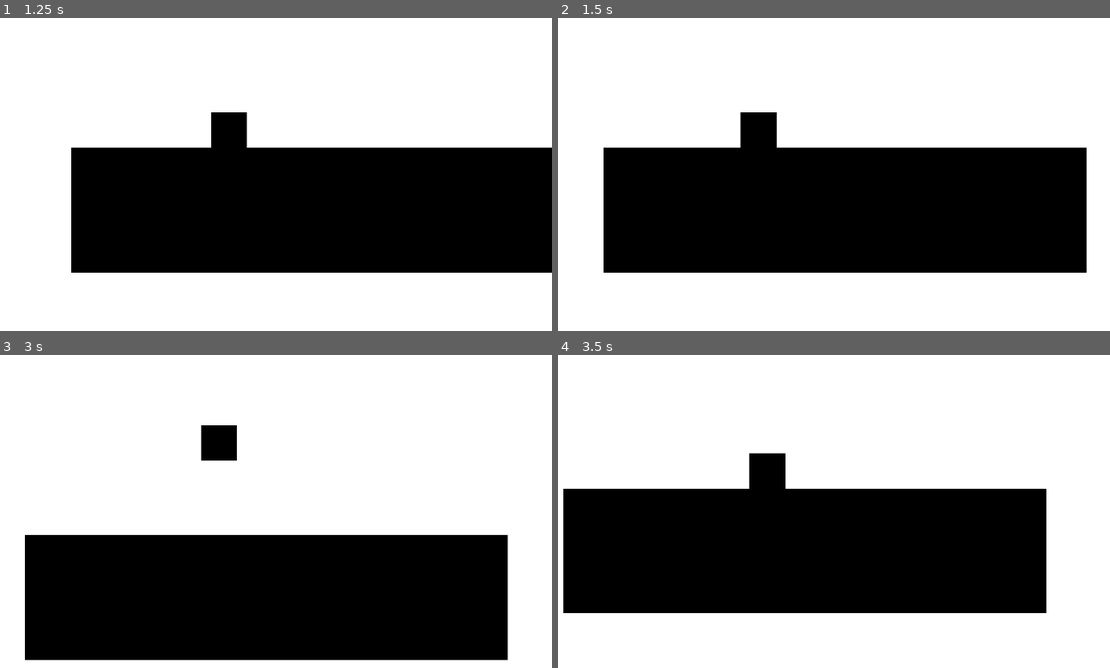
Above: before the commit, frames 1-4 (two rows, left to right).
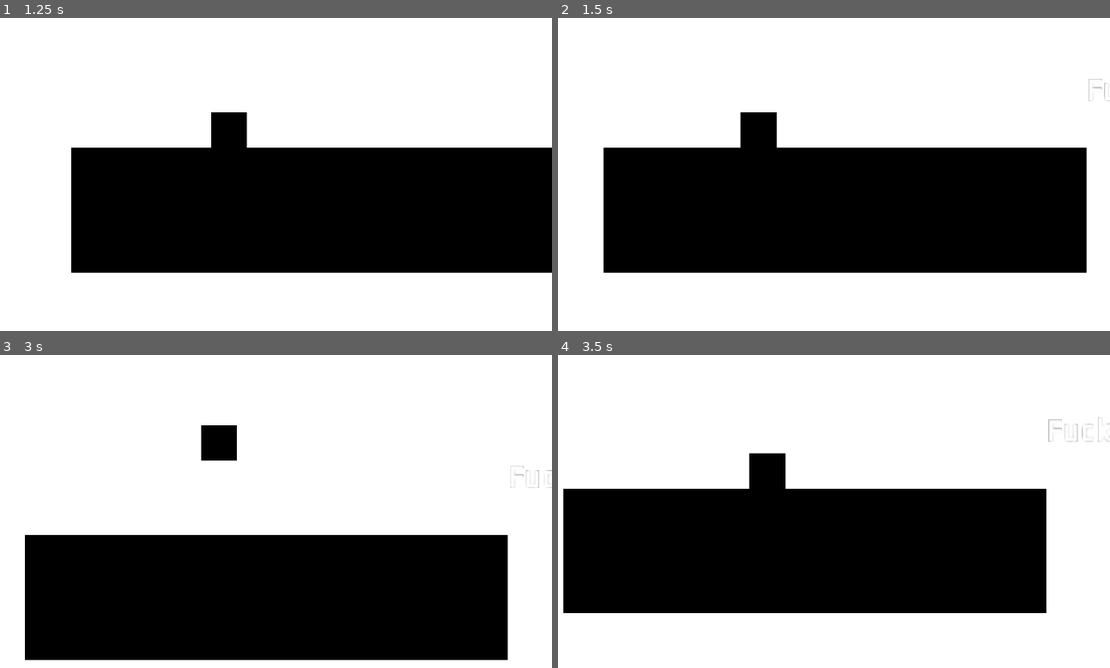
Above: after the commit, the same moments.

Repository: Anonymouqs/SquareStuff
Game: Godot game, scene res://levels/test/simple_level_1.tscn
Same seed, same stepped clock (60 frames per second), same inputs: the game is played once before the commit and once after it. The project has no main scene, so this scene is started directly.
Inputs (mouse positions are in pixels of both pictures, inside the frame that each line leads up to):
- Up to frame 1 (1.25 s): tap Enter at 0.5 s; move the mouse to (358, 108) at 0.52 s; hold Right (ui_right) from 0.53 s (still down)
- Up to frame 2 (1.5 s): move the mouse to (629, 149) at 1.27 s; release Right (ui_right) at 1.28 s; hold Left (ui_left) from 1.28 s (still down)
- Up to frame 3 (3 s): move the mouse to (276, 380) at 2.02 s; release Left (ui_left) at 2.03 s; hold Right (ui_right) 2.03-2.78 s; move the mouse to (176, 549) at 2.77 s; hold Up (ui_up) from 2.78 s (still down)
- Up to frame 4 (3.5 s): keep holding Up (ui_up)

Frame 1 is identical in both runs. In frame 2, less than 0.1% of the frame differs, in the area x 96-100%, y 19-27%; in frame 3, less than 0.1%; in frame 4, 0.1%, in the area x 88-100%, y 19-28%.

Commit message:
faith_plat functionaity

Diff:
--- a/levels/test/simple_level_1.tscn
+++ b/levels/test/simple_level_1.tscn
@@ -1,7 +1,8 @@
-[gd_scene load_steps=3 format=2]
+[gd_scene load_steps=4 format=2]
 
 [ext_resource path="res://map/blocks/basic_platform.tscn" type="PackedScene" id=1]
-[ext_resource path="res://entity/pc/player/player.tscn" type="PackedScene" id=2]
+[ext_resource path="res://map/blocks/faith_platform/faith_platform.tscn" type="PackedScene" id=2]
+[ext_resource path="res://entity/pc/player/player.tscn" type="PackedScene" id=3]
 
 [node name="Node2D" type="Node2D"]
 
@@ -11,5 +12,18 @@
 position = Vector2( 108, 44 )
 scale = Vector2( 10.8, 2.8 )
 
-[node name="player" parent="." instance=ExtResource( 2 )]
+[node name="faith_platform2" parent="terrain" instance=ExtResource( 2 )]
+editor/display_folded = true
+position = Vector2( 368, 32 )
+
+[node name="player" parent="." instance=ExtResource( 3 )]
 position = Vector2( 8, 8 )
+
+[node name="Node2D" type="Node2D" parent="."]
+
+[node name="Label" type="Label" parent="Node2D"]
+margin_left = 216.0
+margin_top = -16.0
+margin_right = 256.0
+margin_bottom = -2.0
+text = "Fuck"
--- a/map/blocks/faith_platform/faith_platform.gd
+++ b/map/blocks/faith_platform/faith_platform.gd
@@ -1 +1,28 @@
 extends _map
+
+export var rise_speed: float = 0.1
+export var reset: bool = false #If true, the platform will not fall back
+var rise_pos: Vector2
+var start_pos: Vector2
+var rise: bool = false #Determines where the object is going
+
+var platform
+func _ready():
+	platform = get_node("basic_platform")
+	rise_pos = get_node("rise_pos").get_position()
+	start_pos = platform.get_position()
+
+func _on_Area2D_body_entered(body):
+	rise = true
+
+func _on_Area2D_body_exited(body):
+	if not reset:
+		rise = false
+
+func _physics_process(delta):
+
+
+	if rise:
+		platform.set_position(lerp(platform.get_position(), rise_pos, rise_speed))
+	else:
+		platform.set_position(lerp(platform.get_position(), start_pos, rise_speed))
--- a/map/blocks/faith_platform/faith_platform.tscn
+++ b/map/blocks/faith_platform/faith_platform.tscn
@@ -20,3 +20,5 @@
 [node name="basic_platform" parent="." instance=ExtResource( 2 )]
 position = Vector2( 0, 48 )
 scale = Vector2( 3.2, 0.8 )
+[connection signal="body_entered" from="Area2D" to="." method="_on_Area2D_body_entered"]
+[connection signal="body_exited" from="Area2D" to="." method="_on_Area2D_body_exited"]
--- /dev/null
+++ b/themes/elysium.tres
@@ -0,0 +1,6 @@
+[gd_resource type="Theme" load_steps=2 format=2]
+
+[ext_resource path="res://fonts/imported/liberation_sans_reg.tres" type="DynamicFont" id=1]
+
+[resource]
+default_font = ExtResource( 1 )
